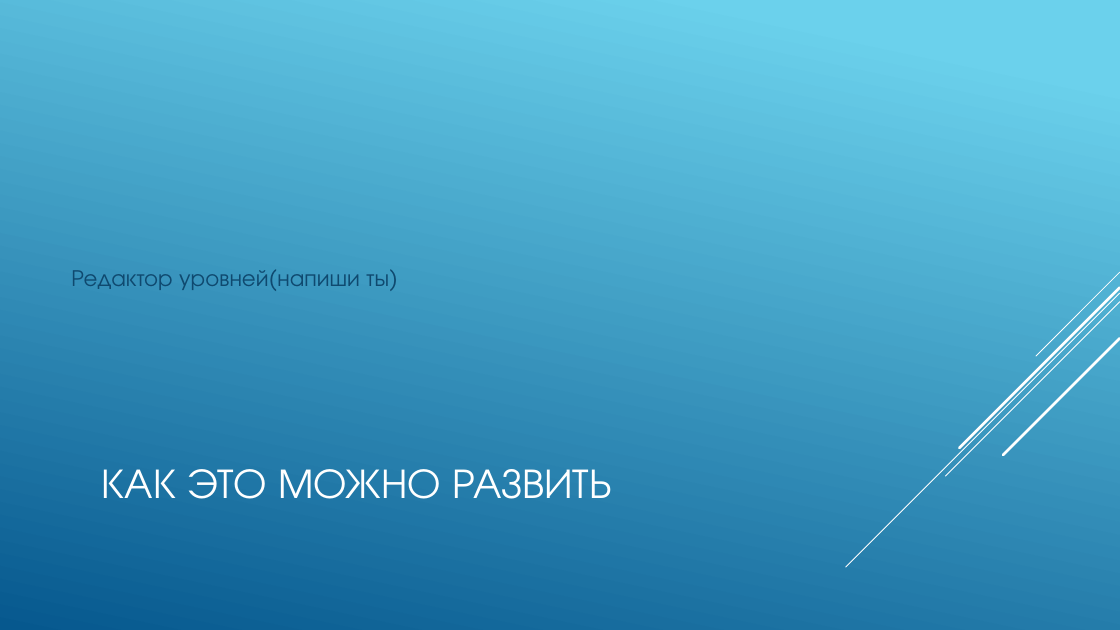
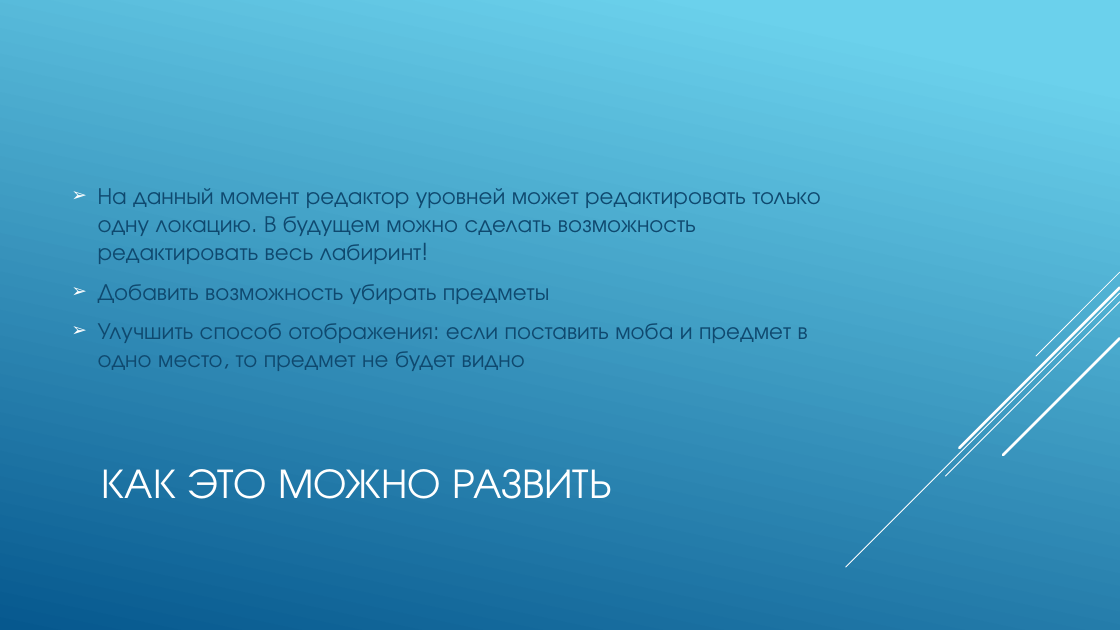
Before and after one commit to BadCatSet/Xdecy, a slide deck: slide 5 of Xdecy presentation.pptx. Drawn at 1120x630 pixels with LibreOffice and Linux fonts; fonts in the diff are those of the drawing. Boxes give left, top, right and bottom in pixels: in the first picture for what was removed or moved away, otherwise in the second. Text is boxed around its words. In the diff, an @@ line names an element or a change of style, - is before the commit and + after.

Commit message:
Добавил пункт "Как это можно развить. Редактор уровней" в презентацию

```diff
--- a/Xdecy presentation.pptx
+++ b/Xdecy presentation.pptx
@@ text at [98,188,820,371]: text changed @@
-Редактор уровней(напиши ты)
+➢ На данный момент редактор уровней может редактировать только одну локацию. В будущем можно сделать возможность редактировать весь лабиринт!
+➢ Добавить возможность убирать предметы
+➢ Улучшить способ отображения: если поставить моба и предмет в одно место, то предмет не будет видно
```
